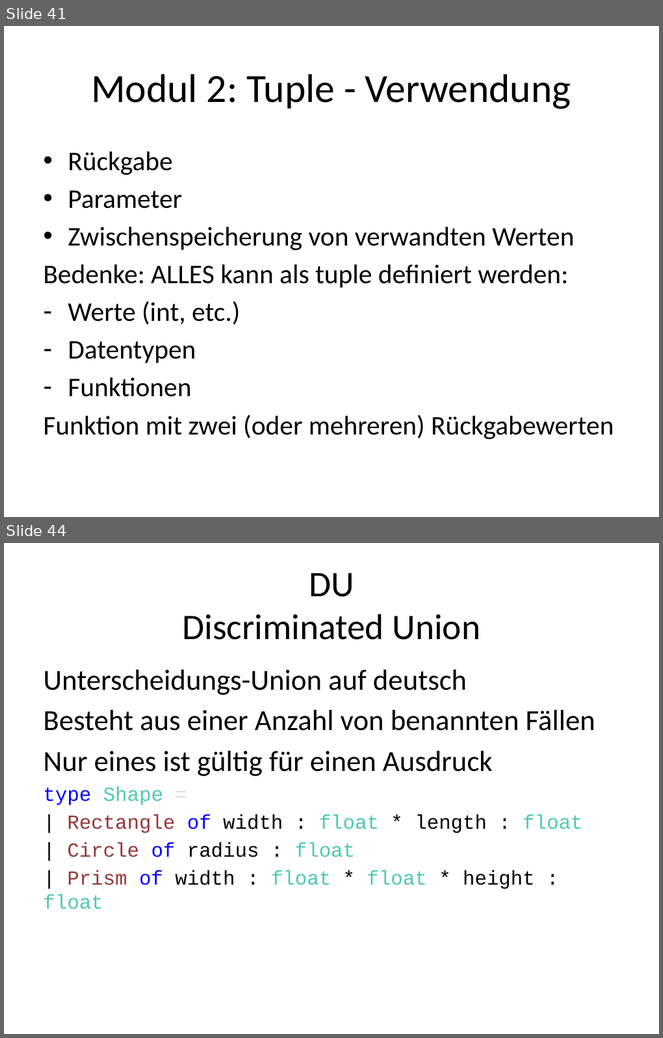
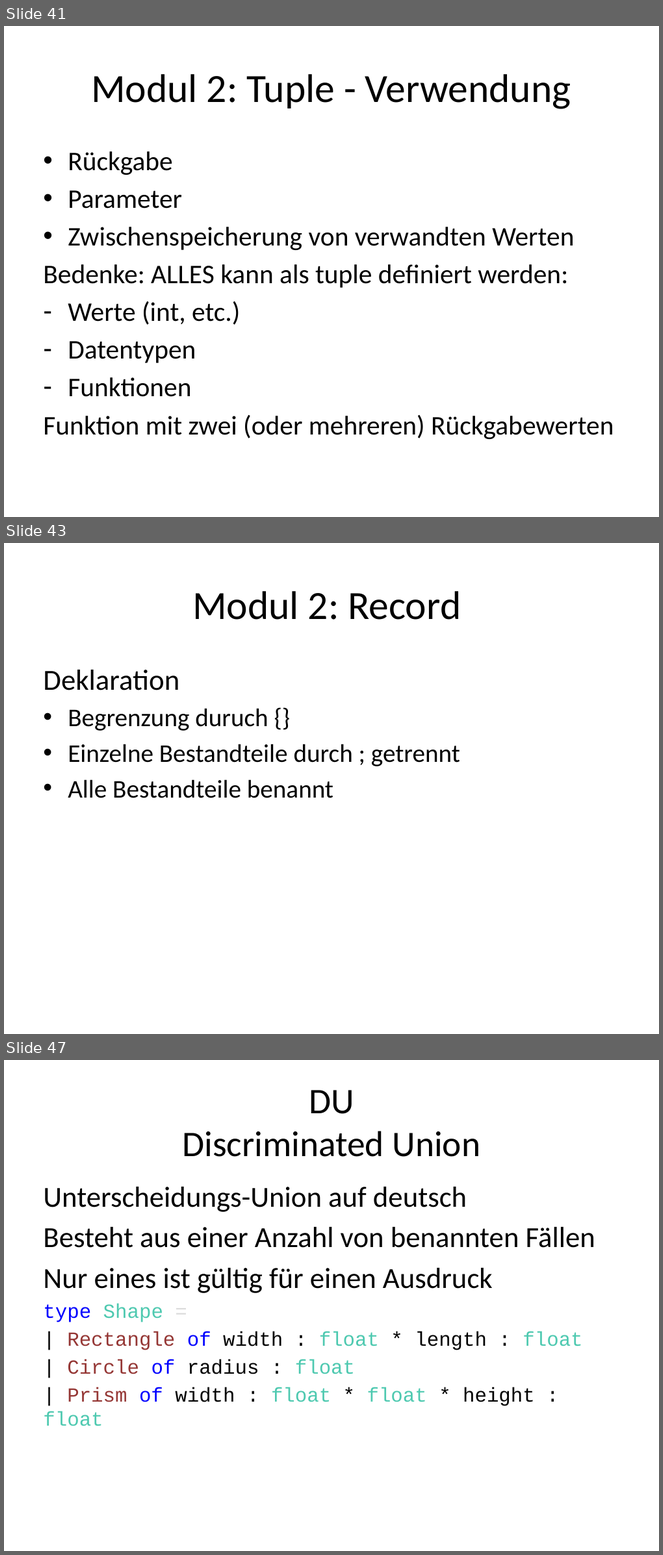
Before and after one commit to nasserbrake/Spartakiade2017, a slide deck: FSharp.pptx. Shown one above the other, each under a label of ours: slides 41 and 44 before the commit, slides 41, 43 and 47 after it; the slides between them are not shown. The pictures are 663x1038 and 663x1555 pixels, drawn with LibreOffice and Linux fonts; fonts in the diff are those of the drawing. Boxes give left, top, right and bottom in pixels: in the first picture for what was removed or moved away, otherwise in the second. Text is boxed around its words. In the diff, an @@ line names an element or a change of style, - is before the commit and + after.

Commit message:
Records

```diff
--- a/FSharp.pptx
+++ b/FSharp.pptx
@@ slide 43 added at (4, 543, 659, 1034), background #FFFFFF @@
@@ title added at (192, 591, 461, 620), 44 pt, text #000000 @@
+Modul 2: Record
@@ text added at (43, 670, 460, 798), 28 pt, text #000000 @@
+Deklaration
+• Begrenzung duruch {}
+• Einzelne Bestandteile durch ; getrennt
+• Alle Bestandteile benannt
@@ what was slide 44 is now slide 47 @@
```
Also in this commit, not shown: 3 slides changed, 2 other slides added, 5 other files.
